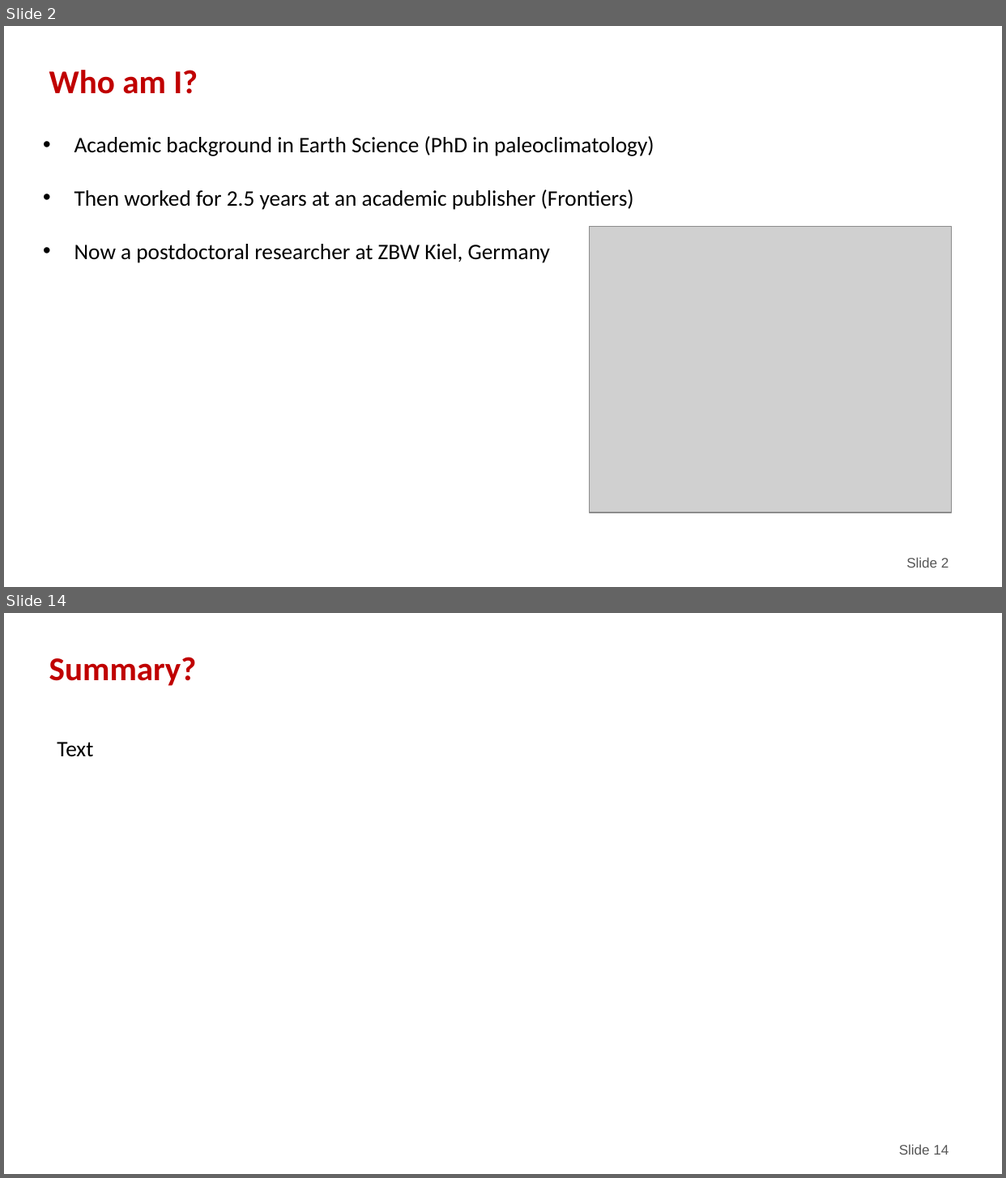
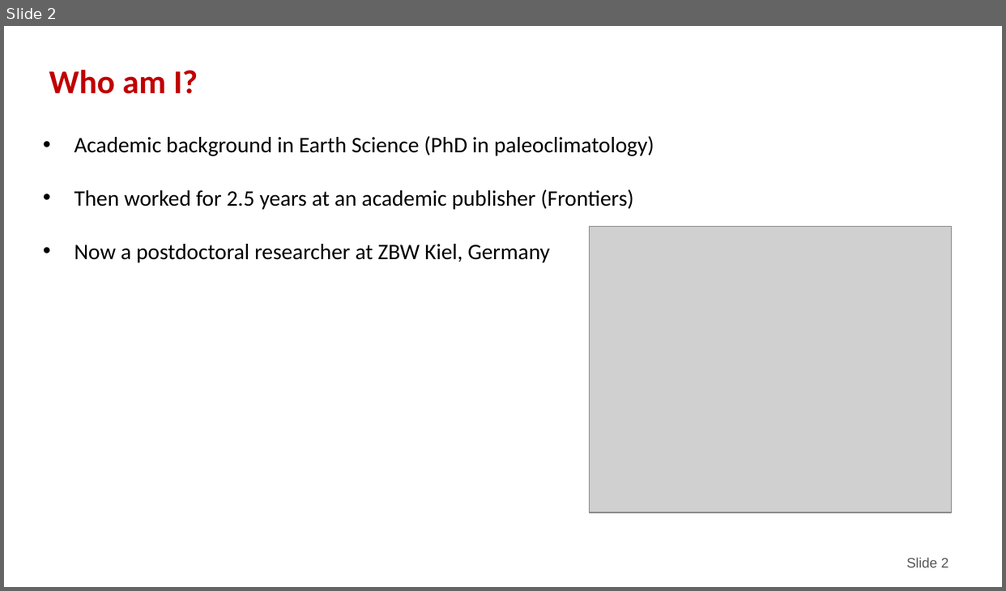
Before and after one commit to nicholasmfraser/oa_altmetrics_cwts, a slide deck: outputs/presentations/CWTS Seminar.pptx. Shown one above the other, each under a label of ours: slides 2 and 14 before the commit, slide 2 after it; the slides between them are not shown. The pictures are 1006x1178 and 1006x591 pixels, drawn with LibreOffice and Linux fonts; fonts in the diff are those of the drawing; grey boxes stand for pictures; background and template pictures are left out. Boxes give left, top, right and bottom in pixels: in the first picture for what was removed or moved away, otherwise in the second. Text is boxed around its words. In the diff, an @@ line names an element or a change of style, - is before the commit and + after.

```diff
--- a/outputs/presentations/CWTS Seminar.pptx
+++ b/outputs/presentations/CWTS Seminar.pptx
@@ slide 14 removed at [4,613,1002,1174], background #FFFFFF @@
@@ text removed at [49,657,197,686] @@
-Summary?
@@ text removed at [57,742,93,757] @@
-Text
@@ page number removed at [899,1144,948,1155] @@
-Slide 14
```
Also in this commit, not shown: 28 slides changed, 7 slides added, 5 other slides removed, 1 other file.
